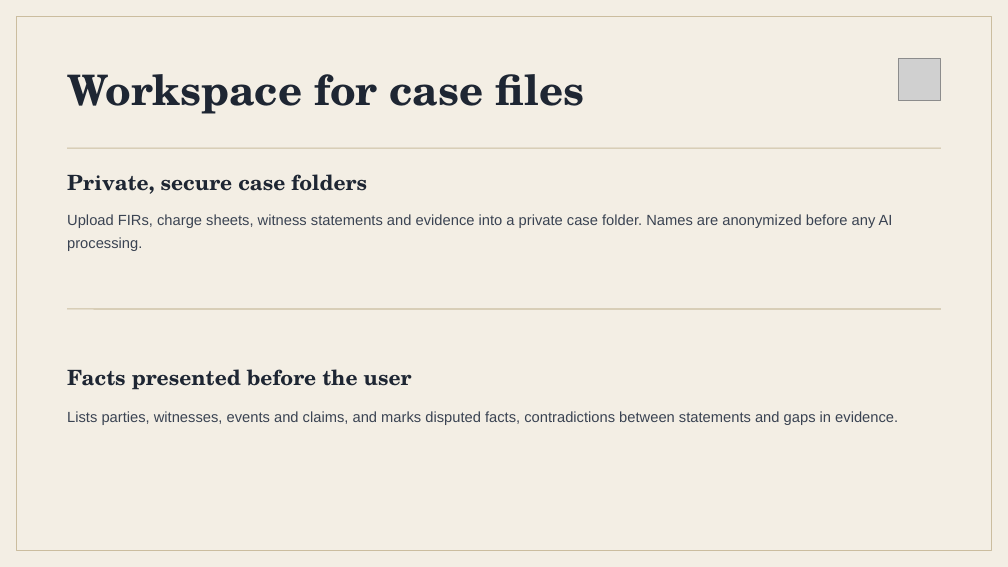
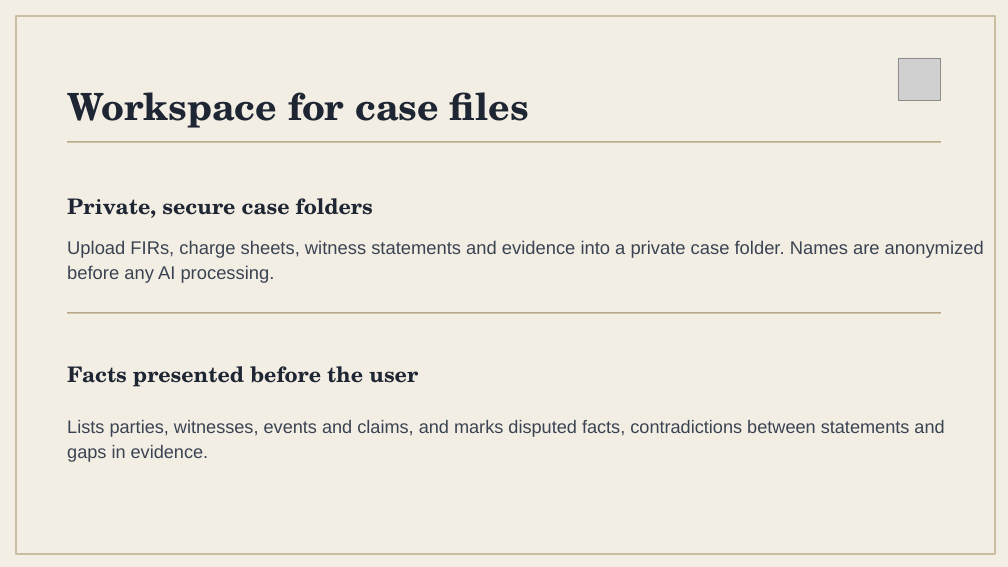
Before and after one commit to jinnia-sultana/LegalResearch_CasePreparation-Assistant, a slide deck: slide 6 of docs/Proposal/GR-20.pptx. Drawn at 1008x567 pixels with LibreOffice and Linux fonts; fonts in the diff are those of the drawing; grey boxes stand for pictures. Boxes give left, top, right and bottom in pixels: in the first picture for what was removed or moved away, otherwise in the second. Text is boxed around its words. In the diff, an @@ line names an element or a change of style, - is before the commit and + after.

```diff
--- a/docs/Proposal/GR-20.pptx
+++ b/docs/Proposal/GR-20.pptx
@@ rectangle at bbox=[17, 17, 995, 554]: outline #CBBD9F 1 pt to #CBBD9F 1.5 pt @@
@@ text "Workspace for case files" at bbox=[67, 92, 529, 128]: size 40 to 35.8 pt; line spacing 44pt to 1.34 @@
@@ line removed from (67, 148) to (941, 148) @@
@@ rectangle added at bbox=[67, 141, 941, 143], fill #B9A989 @@
@@ text "Private, secure case folders" at bbox=[67, 198, 373, 218]: size 20 to 20.4 pt; line spacing 24pt to 1.4 @@
@@ text "Private, secure case folders": place and size @@
-text "Private, secure case folders" at bbox=[67, 174, 367, 194]
+text "Private, secure case folders" at bbox=[67, 198, 373, 218]
@@ text "Upload FIRs, charge sheets, witness ...": place and size @@
-text "Upload FIRs, charge sheets, witness ..." at bbox=[67, 214, 893, 251]
+text "Upload FIRs, charge sheets, witness ..." at bbox=[67, 240, 984, 283]
@@ text "Upload FIRs, charge sheets, witness ..." at bbox=[67, 240, 984, 283]: size 14 to 17.6 pt; line spacing 22.4pt to 1.15 @@
@@ line removed from (67, 309) to (941, 309) @@
@@ rectangle added at bbox=[67, 312, 941, 314], fill #B9A989 @@
@@ text "Facts presented before the user" at bbox=[67, 366, 418, 387]: size 20 to 20.4 pt; line spacing 24pt to 1.4 @@
@@ text "Lists parties, witnesses, events and ..." at bbox=[67, 420, 944, 462]: size 14 to 17.2 pt; line spacing 16.1pt to 1.15 @@
```
Also in this commit, not shown: 10 other slides changed, 1 other file.
